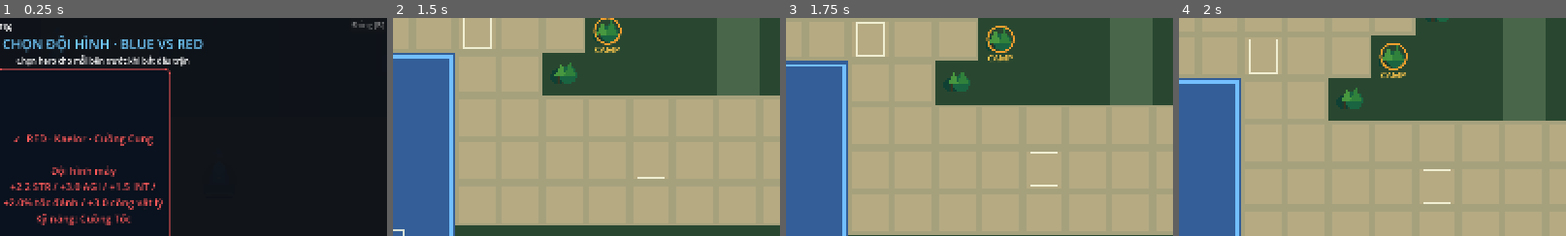
Above: before the commit, frames 1-4 (left to right).
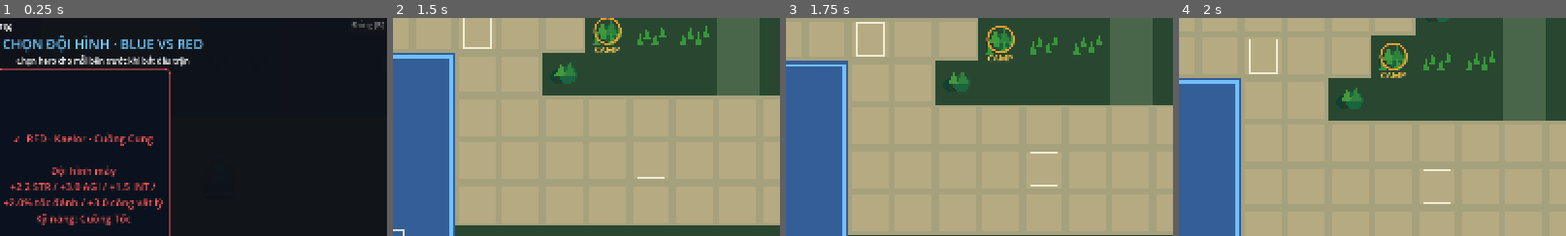
Above: after the commit, the same moments.

Repository: langhoangtien/clash-born
Game: Godot game, scene res://scenes/match/moba_match.tscn
Same seed, same stepped clock (60 frames per second), same inputs: the game is played once before the commit and once after it.
Inputs:
- Up to frame 1 (0.25 s): no input
- Up to frame 2 (1.5 s): click "Map Prototype" at 0.5 s; click "MID" at 1.25 s
- Up to frame 3 (1.75 s): no input
- Up to frame 4 (2 s): no input
The pictures show only the part of the screen within x 37-87%, y 12-62%; the shares and areas given below are measured in that part.

The runs differ from the first frame. In frame 2, 0.6% of the frame differs, in the area x 51-82%, y 3-13%; in frame 3, 0.5%; in frame 4, 0.5%.

Commit message:
fix metrics cleanup and add jungle brush vision

Diff:
--- a/data/maps/moba_foundation.tres
+++ b/data/maps/moba_foundation.tres
@@ -66,6 +66,7 @@
 tower_lanes = PackedStringArray("TOP", "TOP", "TOP", "MID", "MID", "MID", "BOT", "BOT", "BOT", "BASE", "BASE", "TOP", "TOP", "TOP", "MID", "MID", "MID", "BOT", "BOT", "BOT", "BASE", "BASE")
 tower_tiers = PackedInt32Array(3, 2, 1, 3, 2, 1, 3, 2, 1, 4, 4, 1, 2, 3, 3, 2, 1, 1, 2, 3, 4, 4)
 tower_prerequisites = Array[PackedStringArray]([PackedStringArray("blue_top_t2"), PackedStringArray("blue_top_t1"), Pac …(707 unchanged characters)…
-jungle_camps = PackedVector2Array(13, 9, 13, 12, 10, 17, 24, 9, 27, 12, 31, 17, 10, 25, 15, 28, 11, 31, 29, 25, 23, 28, 25, 31)
+jungle_camps = PackedVector2Array(13, 9, 10, 17, 14, 20, 24, 9, 31, 17, 26, 20, 10, 25, 15, 28, 11, 31, 28, 26, 31, 27, 28, 32)
+brush_cells = PackedVector2Array(13, 9, 14, 9, 16, 9, 9, 17, 10, 17, 11, 17, 13, 20, 14, 20, 15, 20, 23, 9, 24, 9, 26, 9, 31, 17, 32, 17, 36, 17, 25, 20, 26, 20, 27, 20, 9, 25, 10, 25, 11, 25, 15, 28, 16, 28, 17, 28, 11, 31, 12, 31, 13, 31, 28, 26, 29, 26, 30, 26, 31, 27, 32, 27, 36, 27, 27, 32, 28, 32, 29, 32)
 fountain_cells = PackedVector2Array(3, 36, 36, 3)
 throne_cells = PackedVector2Array(5, 35, 34, 4)
--- a/scripts/map/map_layout.gd
+++ b/scripts/map/map_layout.gd
@@ -18,6 +18,8 @@
 @export var tower_tiers: PackedInt32Array = []
 @export var tower_prerequisites: Array[PackedStringArray] = []
 @export var jungle_camps: PackedVector2Array = []
+## Brush is gameplay data: an enemy inside it is hidden from a unit outside it.
+@export var brush_cells: PackedVector2Array = []
 @export var fountain_cells: PackedVector2Array = []
 @export var throne_cells: PackedVector2Array = []
 
@@ -39,6 +41,12 @@
 
 func is_walkable(cell: Vector2i) -> bool:
 	return terrain_at(cell).get("walkable", false)
+
+func is_brush_cell(cell: Vector2i) -> bool:
+	return Vector2(cell) in brush_cells
+
+func is_brush_world(point: Vector2) -> bool:
+	return is_brush_cell(world_to_cell(point))
 
 func route(lane: String, team: int) -> PackedVector2Array:
 	var result := PackedVector2Array()
@@ -99,7 +107,9 @@
 	for point in tower_cells:
 		if not is_walkable(Vector2i(point)): errors.append("Blocked tower")
 	for point in jungle_camps:
-		if not is_walkable(Vector2i(point)): errors.append("Blocked jungle camp")
+		if terrain_at(Vector2i(point)).get("name", "") != "Jungle": errors.append("Jungle camp is not on jungle terrain")
+	for point in brush_cells:
+		if terrain_at(Vector2i(point)).get("name", "") != "Jungle": errors.append("Brush is not on jungle terrain")
 	for point in fountain_cells + throne_cells:
 		if not is_walkable(Vector2i(point)): errors.append("Blocked base marker")
 	return errors
--- a/scripts/map/map_world.gd
+++ b/scripts/map/map_world.gd
@@ -119,6 +119,8 @@
 				draw_rect(rect.grow(-10), Color(0.82, 0.73, 0.55, 0.36))
 			elif terrain_name == "Jungle" and ((x * 17 + y * 31) % 7 == 0):
 				_draw_jungle_patch(rect, x, y)
+			if layout.is_brush_cell(cell):
+				_draw_brush_patch(rect)
 			elif terrain_name == "Ground / passage" and ((x * 13 + y * 19) % 23 == 0):
 				draw_circle(rect.get_center() + Vector2(-12, 14), 7, Color(0.35, 0.52, 0.28, 0.6))
 			if terrain_name == "River":
@@ -187,6 +189,11 @@
 	draw_colored_polygon(PackedVector2Array([center + Vector2(0, 8), center + Vector2(17, -35), center + Vector2(35, 8)]), Color(0.20, 0.52, 0.23, 0.9))
 	draw_line(center + Vector2(-17, 8), center + Vector2(-17, 30), Color(0.25, 0.20, 0.12, 0.8), 7, true)
 
+func _draw_brush_patch(rect: Rect2) -> void:
+	var color := Color(0.22, 0.62, 0.23, 0.9)
+	for offset in [Vector2(-32, 30), Vector2(-12, 12), Vector2(12, 28), Vector2(34, 7)]:
+		draw_colored_polygon(PackedVector2Array([rect.get_center() + offset + Vector2(-10, 13), rect.get_center() + offset + Vector2(0, -24), rect.get_center() + offset + Vector2(10, 13)]), color)
+
 func _draw_base_badge(center: Vector2, color: Color) -> void:
 	draw_circle(center + Vector2(0, 18), 62, Color(0.03, 0.08, 0.12, 0.3))
 	draw_colored_polygon(PackedVector2Array([center + Vector2(0, -58), center + Vector2(43, 0), center + Vector2(0, 58), center + Vector2(-43, 0)]), Color(color, 0.8))
--- a/scripts/match/moba_match.gd
+++ b/scripts/match/moba_match.gd
@@ -563,6 +563,9 @@
 func _has_vision(source: MapUnit, target: MapUnit) -> bool:
 	if source == null or target == null: return false
 	if full_map_mode or source.runtime.team_id == target.runtime.team_id: return true
+	# Brush hides only opposing playable teams. Neutral camps remain discoverable;
+	# a player must physically enter the same brush to reveal an enemy waiting in it.
+	if source.runtime.team_id in [0, 1] and target.runtime.team_id in [0, 1] and layout.is_brush_world(target.position) and not layout.is_brush_world(source.position): return false
 	var vision := float(source.runtime.stats.get("vision_range", 1200.0))
 	# Vision is a deterministic radial rule. Navigation/terrain visibility still
 	# controls whether an actor can approach, but does not make UI targetability
@@ -827,9 +830,11 @@
 	var source := "defensive-anchor"
 	if frontline != null:
 		var candidate := frontline.position.lerp(layout.spawn_points(actor.runtime.team_id)[0], settings.bot_frontline_trail_fraction)
-		# Never lead a wave through the current outer defense while merely moving
-		# to lane; attacking a structure remains a separate AI state.
-		if _lane_progress(candidate, lane, actor.runtime.team_id) <= _lane_progress(anchor, lane, actor.runtime.team_id):
+		var enemy_tower := get_next_attackable_structure(actor.runtime.team_id, lane)
+		# The bot follows a surviving friendly wave through the lane. It only falls
+		# back to its defensive anchor if that wave is not covering the next enemy
+		# tower; this keeps a winning wave from being abandoned at the middle tower.
+		if enemy_tower == null or not is_inside_enemy_tower_range(candidate, actor.runtime.team_id) or _tower_has_creep_cover(enemy_tower):
 			destination = candidate
 			source = "frontline-rally"
 	_trace_ai(info, "BOT", "state=%s lane=%s anchor=%s frontline=%s destination=%s source=%s hp=%.0f/%.0f in_fountain=%s" % [info.ai_state, lane, str(anchor), frontline_text, str(destination), source, actor.runtime.current_hp, actor.runtime.stats.max_hp, str(in_fountain(actor.runtime))])
--- a/scripts/simulation/combat_metrics.gd
+++ b/scripts/simulation/combat_metrics.gd
@@ -20,18 +20,27 @@
 		var target: Dictionary = by_unit.get(event.target_unit_id, {})
 		match event.kind:
 			"damage":
-				source.damage_dealt += event.applied_damage
-				target.damage_received += event.applied_damage
-				source[["physical_damage", "magic_damage", "pure_damage"][event.damage_type]] += event.applied_damage
-			"miss": source.missed_attacks += 1
+				if not source.is_empty():
+					source.damage_dealt += event.applied_damage
+					source[["physical_damage", "magic_damage", "pure_damage"][event.damage_type]] += event.applied_damage
+				if not target.is_empty():
+					target.damage_received += event.applied_damage
+			"miss":
+				if not source.is_empty():
+					source.missed_attacks += 1
 			"attack":
-				if event.critical: source.critical_strikes += 1
+				if event.critical and not source.is_empty():
+					source.critical_strikes += 1
 			"effect_applied":
-				if event.effect_kind == StatusEffect.Kind.STUN and not source.is_empty(): source.stun_duration_applied += event.duration_ticks * SimulationClock.TICK_SECONDS
-			"death": target.survival_time = event.tick * SimulationClock.TICK_SECONDS
+				if event.effect_kind == StatusEffect.Kind.STUN and not source.is_empty():
+					source.stun_duration_applied += event.duration_ticks * SimulationClock.TICK_SECONDS
+			"death":
+				if not target.is_empty():
+					target.survival_time = event.tick * SimulationClock.TICK_SECONDS
 
 func record_tick(units: Array[UnitRuntimeState], tick: int) -> void:
 	for unit in units:
+		if not by_unit.has(unit.unit_id): continue
 		if unit.alive:
 			by_unit[unit.unit_id].survival_time = tick * SimulationClock.TICK_SECONDS
 			if unit.effects.is_stunned(): by_unit[unit.unit_id].time_stunned += SimulationClock.TICK_SECONDS
--- a/tests/test_match_balance.gd
+++ b/tests/test_match_balance.gd
@@ -10,7 +10,7 @@
 	await _test_match()
 	var args := OS.get_cmdline_user_args()
 	if "--controlled-soak" in args: await _test_controlled_soak()
-	elif "--soak" in args or "--long-soak" in args or "--smoke-soak" in args: await _test_soak()
+	elif "--soak" in args or "--long-soak" in args or "--medium-soak" in args or "--smoke-soak" in args: await _test_soak()
 	print("Match balance/navigation: %d checks, %d failures" % [checks, failures])
 	quit(0 if failures == 0 else 1)
 
@@ -67,6 +67,31 @@
 	main.clock.set_running(false)
 	for info in main.entities.values(): info.actor.paused = true
 	check(main._can_apply_match_damage({}, null, main.player.runtime), "Projectile impact remains safe after its removed source no longer exists")
+	var expired_event := {"kind": "damage", "source_unit_id": "removed_creep", "target_unit_id": main.player.runtime.unit_id, "damage_type": DamageCalculator.DamageType.PHYSICAL, "applied_damage": 1.0}
+	var received_before: float = main.combat.metrics.by_unit[main.player.runtime.unit_id].damage_received
+	var expired_events: Array[Dictionary] = [expired_event]
+	main.combat.metrics.consume(expired_events)
+	check(is_equal_approx(main.combat.metrics.by_unit[main.player.runtime.unit_id].damage_received, received_before + 1.0), "Metrics safely ignore a removed projectile source while keeping target damage")
+	var brush_point: Vector2 = main.layout.cell_center(Vector2i(main.layout.brush_cells[0]))
+	var brush_enemy: MapUnit = main._spawn("brush_enemy", 1, main.settings.melee_creep, brush_point, "creep", "MID")
+	main.player.position = brush_point + Vector2(650, 0)
+	main.player.runtime.position = main.player.position
+	check(not main._has_vision(main.player, brush_enemy), "Enemy inside brush is hidden from a player outside brush")
+	main.player.position = brush_point
+	main.player.runtime.position = main.player.position
+	check(main._has_vision(main.player, brush_enemy), "Player entering brush reveals enemy in the same brush")
+	# A healthy bot must continue behind a winning allied wave instead of falling
+	# back to its tower after the opposing wave has been cleared.
+	var bot_info: Dictionary = main.entities.enemy_hero
+	var bot_actor: MapUnit = bot_info.actor
+	bot_actor.position = main.get_defensive_anchor(1, "MID")
+	bot_actor.runtime.position = bot_actor.position
+	bot_actor.runtime.current_hp = bot_actor.runtime.stats.max_hp
+	bot_info.ai_state = "GO_TO_LANE"
+	var red_frontline: MapUnit = main._spawn("bot_frontline", 1, main.settings.melee_creep, main.layout.route("MID", 1)[1], "creep", "MID")
+	red_frontline.runtime.current_hp = red_frontline.runtime.stats.max_hp
+	main._drive_bot(bot_info, null, main.combat.tick_count + 1)
+	check(bot_info.get("movement_source", "") == "frontline-rally", "Healthy bot follows its surviving lane wave instead of retreating to its tower")
 	check(main.settings.tower_t1_hp == 3200 and main.settings.tower_t4_hp == 4200 and main.settings.tower_t1_damage < main.settings.tower_t4_damage, "Tower durability is reduced while damage increases toward T4")
 	var red_guards := [main.entities[main.tower_registry["red_base_guard_left"]].actor, main.entities[main.tower_registry["red_base_guard_right"]].actor]
 	check(not main._core_is_unlocked(1), "Living T4 guards keep the red core locked")
@@ -190,7 +215,7 @@
 	var samples: Dictionary = {}
 	var stalled: Array[String] = []
 	var soak_args := OS.get_cmdline_user_args()
-	var target_ticks := 300 if "--smoke-soak" in soak_args else (18000 if "--long-soak" in soak_args else 5400)
+	var target_ticks := 300 if "--smoke-soak" in soak_args else (1200 if "--medium-soak" in soak_args else (18000 if "--long-soak" in soak_args else 5400))
 	var frame_budget := 60 * (ceili(target_ticks / 30.0) + 1)
 	var last_report_usec := Time.get_ticks_usec()
 	for frame in range(frame_budget):
